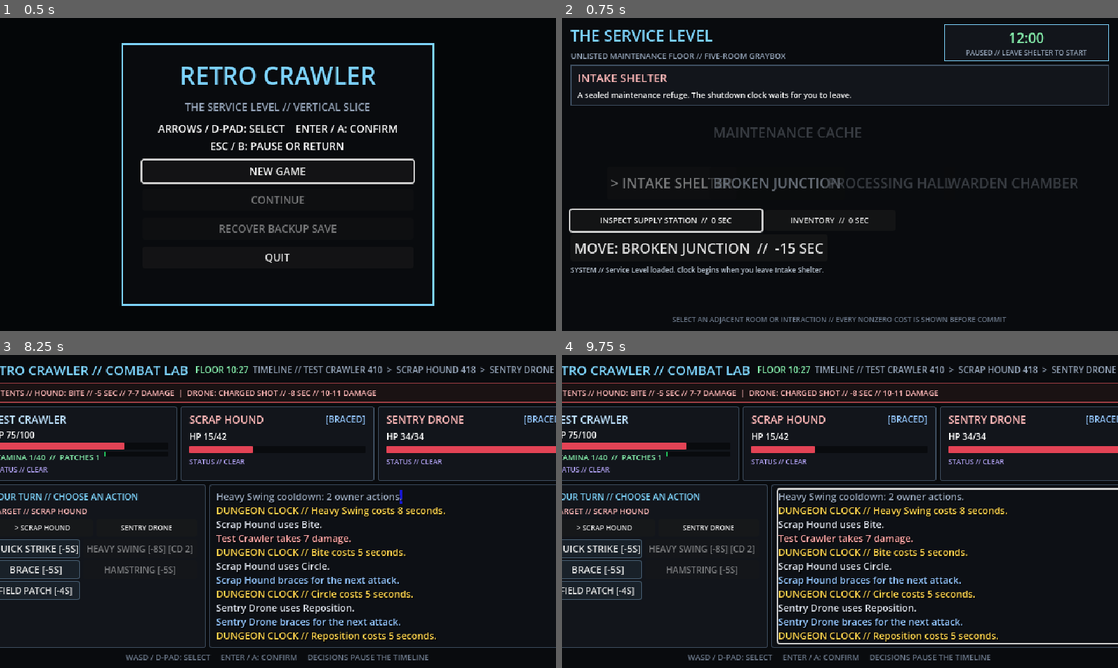
Above: before the commit, frames 1-4 (two rows, left to right).
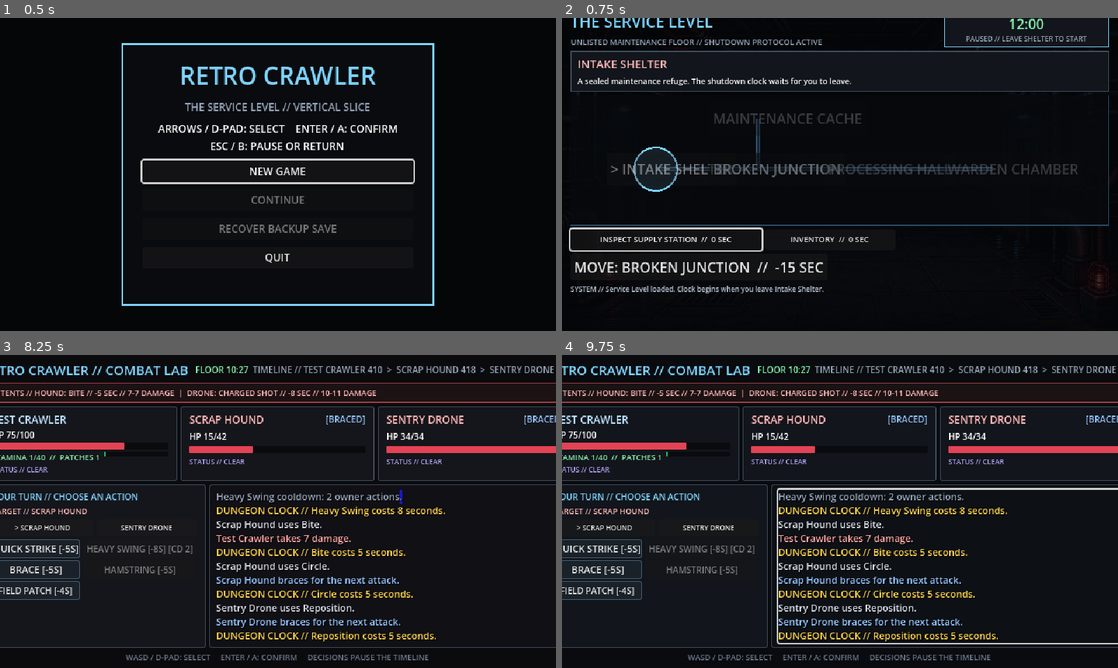
Above: after the commit, the same moments.

Repository: mtmann213/retro-crawler
Game: Godot game, scene res://main/main.tscn
Same seed, same stepped clock (60 frames per second), same inputs: the game is played once before the commit and once after it.
Inputs (mouse positions are in pixels of both pictures, inside the frame that each line leads up to):
- Up to frame 1 (0.5 s): no input
- Up to frame 2 (0.75 s): click "NEW GAME" at 0.5 s
- Up to frame 3 (8.25 s): click "BROKEN JUNCTION" at 1.25 s; click "> SCRAP HOUND" at 2 s; click "SENTRY DRONE" at 2.75 s; click "QUICK STRIKE [-5S]" at 3.5 s; click "HEAVY SWING [-8S]" at 4.25 s; click "BRACE [-5S]" at 5 s; click "HAMSTRING [-5S]" at 5.75 s; click "FIELD PATCH [-4S]" at 6.5 s; click "ACKNOWLEDGE" at 7.25 s; tap Enter (confirm) at 8 s; move the mouse to (400, 495) at 8.02 s; hold D (move_right) from 8.03 s (still down); hold Enter (confirm) from 8.03 s (still down); click (400, 495) at 8.17 s
- Up to frame 4 (9.75 s): release D (move_right) at 8.75 s; release Enter (confirm) at 8.75 s; drag from (728, 527) to (812, 574) at 8.77 s; tap Enter (confirm) at 9.5 s; move the mouse to (895, 442) at 9.52 s; hold D (move_right) from 9.53 s (still down); tap Alt at 9.6 s; click (895, 442) at 9.67 s

Frame 1 is identical in both runs. In frame 2, 13% of the frame differs, in the area x 1-99%, y 0-98%; in frame 3, less than 0.1%; in frame 4, nothing differs.

Commit message:
Build Milestone 7 release candidate

Diff:
--- a/main/main.gd
+++ b/main/main.gd
@@ -6,6 +6,7 @@
 @onready var screen_host: Control = %ScreenHost
 @onready var title_screen: TitleScreen = %TitleScreen
 @onready var pause_menu: PauseMenu = %PauseMenu
+@onready var audio_director: AudioDirector = $Services/AudioDirector
 
 var dungeon_screen: DungeonScreen
 var settings: Dictionary = {}
@@ -92,6 +93,7 @@
 
 
 func _start_session(snapshot: SessionSnapshot) -> void:
+	audio_director.set_music_mode(AudioDirector.MusicMode.EXPLORATION)
 	get_tree().paused = false
 	pause_menu.visible = false
 	title_screen.visible = false
@@ -121,11 +123,13 @@
 	get_tree().paused = true
 	pause_menu.present(settings, message)
 	pause_menu.set_input_enabled(_input_armed)
+	audio_director.play_ui()
 
 
 func _resume_game() -> void:
 	pause_menu.visible = false
 	get_tree().paused = false
+	audio_director.play_ui()
 
 
 func _return_to_title() -> void:
@@ -145,6 +149,7 @@
 
 
 func _present_title(message: String = "") -> void:
+	audio_director.set_music_mode(AudioDirector.MusicMode.TITLE)
 	title_screen.set_tutorials_enabled(bool(settings.get("tutorials", true)))
 	title_screen.present(
 		SaveService.has_save(),
--- a/main/main.tscn
+++ b/main/main.tscn
@@ -1,13 +1,17 @@
-[gd_scene load_steps=4 format=3]
+[gd_scene load_steps=5 format=3]
 
 [ext_resource type="Script" path="res://main/main.gd" id="1_main"]
 [ext_resource type="PackedScene" path="res://scenes/title/title_screen.tscn" id="2_title"]
 [ext_resource type="PackedScene" path="res://scenes/menus/pause_menu.tscn" id="3_pause"]
+[ext_resource type="Script" path="res://services/audio_director.gd" id="4_audio"]
 
 [node name="Main" type="Node"]
 script = ExtResource("1_main")
 
 [node name="Services" type="Node" parent="."]
+
+[node name="AudioDirector" type="Node" parent="Services"]
+script = ExtResource("4_audio")
 
 [node name="GameSession" type="Node" parent="."]
 
--- a/scenes/combat/combat_screen.gd
+++ b/scenes/combat/combat_screen.gd
@@ -43,6 +43,8 @@
 @onready var restart_button: Button = %RestartButton
 @onready var rewards_button: Button = %RewardsButton
 @onready var combat_log: CombatLog = %CombatLog
+@onready var impact_flash: ColorRect = %ImpactFlash
+@onready var impact_label: Label = %ImpactLabel
 @onready var inventory_screen: InventoryScreen = %InventoryScreen
 
 var simulation: CombatSimulation
@@ -280,9 +282,13 @@
 					"%s takes %d damage.%s" % [target.display_name, event.amount, " CRITICAL!" if event.critical else ""],
 					Color("fca5a5") if event.target_id == PLAYER_ID else Color("fde68a"),
 				)
+				_show_impact(event.amount, event.critical, event.target_id == PLAYER_ID)
+				get_tree().call_group("audio_director", "play_hit", event.critical)
 			CombatEvent.EventType.HEALING_DONE:
 				var target := simulation.get_combatant(event.target_id)
 				combat_log.append_entry("%s restores %d HP." % [target.display_name, event.amount], Color("86efac"))
+				_show_heal(event.amount)
+				get_tree().call_group("audio_director", "play_heal")
 			CombatEvent.EventType.DEFENSE_APPLIED:
 				var actor := simulation.get_combatant(event.actor_id)
 				combat_log.append_entry("%s braces for the next attack." % actor.display_name, Color("93c5fd"))
@@ -313,6 +319,28 @@
 				combat_log.append_entry("ACTION REJECTED // %s" % event.reason, Color("fb7185"))
 
 
+func _show_impact(amount: int, critical: bool, hit_player: bool) -> void:
+	impact_label.text = "-%d%s" % [amount, "!" if critical else ""]
+	impact_label.modulate = Color("fca5a5") if hit_player else Color("fde68a")
+	impact_label.modulate.a = 1.0
+	impact_label.scale = Vector2(1.35, 1.35) if critical else Vector2.ONE
+	impact_flash.color = Color(0.95, 0.18, 0.16, 0.18) if hit_player else Color(1.0, 0.72, 0.2, 0.13)
+	var starting_y := impact_label.position.y
+	var tween := create_tween().set_parallel(true)
+	tween.tween_property(impact_flash, "color:a", 0.0, 0.18)
+	tween.tween_property(impact_label, "modulate:a", 0.0, 0.42)
+	tween.tween_property(impact_label, "position:y", starting_y - 10.0, 0.42)
+	tween.chain().tween_callback(func() -> void: impact_label.position.y = starting_y)
+
+
+func _show_heal(amount: int) -> void:
+	impact_label.text = "+%d" % amount
+	impact_label.modulate = Color("86efac")
+	impact_label.modulate.a = 1.0
+	var tween := create_tween()
+	tween.tween_property(impact_label, "modulate:a", 0.0, 0.5)
+
+
 func _refresh_view() -> void:
 	var player := simulation.get_combatant(PLAYER_ID)
 	var enemy_one := simulation.get_combatant(FIRST_ENEMY_ID)
--- a/scenes/combat/combat_screen.tscn
+++ b/scenes/combat/combat_screen.tscn
@@ -513,5 +513,37 @@
 text = "WASD / D-PAD: SELECT     ENTER / A: CONFIRM     DECISIONS PAUSE THE TIMELINE"
 horizontal_alignment = 1
 
+[node name="ImpactFlash" type="ColorRect" parent="."]
+unique_name_in_owner = true
+layout_mode = 1
+anchors_preset = 15
+anchor_right = 1.0
+anchor_bottom = 1.0
+grow_horizontal = 2
+grow_vertical = 2
+mouse_filter = 2
+color = Color(1, 0.25, 0.2, 0)
+
+[node name="ImpactLabel" type="Label" parent="."]
+unique_name_in_owner = true
+layout_mode = 1
+anchors_preset = 8
+anchor_left = 0.5
+anchor_top = 0.5
+anchor_right = 0.5
+anchor_bottom = 0.5
+offset_left = -120.0
+offset_top = -32.0
+offset_right = 120.0
+offset_bottom = 32.0
+grow_horizontal = 2
+grow_vertical = 2
+mouse_filter = 2
+theme_override_colors/font_color = Color(1, 0.91, 0.62, 0)
+theme_override_font_sizes/font_size = 28
+text = "-00"
+horizontal_alignment = 1
+vertical_alignment = 1
+
 [node name="InventoryScreen" parent="." instance=ExtResource("3_inventory")]
 unique_name_in_owner = true
--- /dev/null
+++ b/scenes/dungeon/dungeon_map.gd
@@ -0,0 +1,37 @@
+class_name DungeonMap
+extends Control
+
+const FLOOR: FloorDefinition = preload("res://content/floors/floor_service_level.tres")
+const PATH_COLOR := Color("35506a")
+const ACTIVE_COLOR := Color("7dd3fc")
+
+var current_room_id: StringName = &""
+
+
+func _ready() -> void:
+	mouse_filter = Control.MOUSE_FILTER_PASS
+	queue_redraw()
+
+
+func present(room_id: StringName) -> void:
+	current_room_id = room_id
+	queue_redraw()
+
+
+func _draw() -> void:
+	draw_rect(Rect2(Vector2.ZERO, size), Color(0.025, 0.035, 0.05, 0.82), true)
+	draw_rect(Rect2(Vector2.ZERO, size), Color(0.192, 0.365, 0.478, 0.8), false, 1.0)
+	for room: RoomDefinition in FLOOR.rooms:
+		var from := room.map_position + Vector2(56, 19)
+		for exit_id: StringName in room.connected_room_ids:
+			if String(room.content_id) >= String(exit_id):
+				continue
+			var destination := FLOOR.get_room(exit_id)
+			var to := destination.map_position + Vector2(56, 19)
+			draw_line(from, to, PATH_COLOR, 5.0, false)
+			draw_line(from, to, Color("152435"), 2.0, false)
+	var current := FLOOR.get_room(current_room_id)
+	if current != null:
+		var center := current.map_position + Vector2(56, 19)
+		draw_circle(center, 25.0, Color(0.49, 0.83, 0.99, 0.12))
+		draw_arc(center, 25.0, 0.0, TAU, 24, ACTIVE_COLOR, 2.0, false)
--- a/scenes/dungeon/dungeon_screen.gd
+++ b/scenes/dungeon/dungeon_screen.gd
@@ -22,6 +22,7 @@
 @onready var end_label: Label = %EndLabel
 @onready var extract_button: Button = %ExtractButton
 @onready var announcement_panel: AnnouncementPanel = %AnnouncementPanel
+@onready var transition_overlay: ColorRect = %TransitionOverlay
 
 var floor_state := FloorState.new(FLOOR)
 var reward_session := RewardSession.new()
@@ -64,6 +65,7 @@
 	var room_state := floor_state.get_room_state(room.content_id)
 	room_title.text = room.display_name.to_upper()
 	room_description.text = room.description
+	(map_area as DungeonMap).present(room.content_id)
 	floor_clock.present(floor_state)
 	interaction_button.setup(room, room_state.interaction_completed)
 	emergency_button.visible = (
@@ -101,12 +103,14 @@
 
 
 func _move_to_room(room_id: StringName) -> void:
+	_pulse_transition()
 	var before := floor_state.current_room_id
 	var events := RoomTransitionRules.transition(floor_state, FLOOR, room_id)
 	_present_clock_events(events)
 	if floor_state.current_room_id == before:
 		_render_room()
 		return
+	get_tree().call_group("audio_director", "play_move")
 	_append_log("ENTERED // %s" % FLOOR.get_room(room_id).display_name.to_upper())
 	if before == FLOOR.starting_room_id:
 		_trigger_narrative(&"floor_started")
@@ -164,6 +168,7 @@
 
 
 func _start_combat(encounter_id: StringName) -> void:
+	get_tree().call_group("audio_director", "set_music_mode", AudioDirector.MusicMode.COMBAT)
 	exploration_view.visible = false
 	active_combat = COMBAT_SCREEN.instantiate() as CombatScreen
 	active_combat.reward_session = reward_session
@@ -176,6 +181,7 @@
 	active_combat.boss_phase_changed.connect(_trigger_narrative)
 	combat_host.add_child(active_combat)
 	active_combat.set_dungeon_clock_remaining(floor_state.remaining_seconds)
+	transition_overlay.color.a = 0.0
 	_append_log("ENCOUNTER STARTED // returning to %s after rewards" % FLOOR.get_room(floor_state.current_room_id).display_name)
 
 
@@ -195,6 +201,7 @@
 	active_combat.queue_free()
 	active_combat = null
 	exploration_view.visible = true
+	get_tree().call_group("audio_director", "set_music_mode", AudioDirector.MusicMode.EXPLORATION)
 	_append_log("ENCOUNTER ABORTED // shutdown deadline overrides combat")
 	_render_room()
 
@@ -206,6 +213,7 @@
 	active_combat.queue_free()
 	active_combat = null
 	exploration_view.visible = true
+	get_tree().call_group("audio_director", "set_music_mode", AudioDirector.MusicMode.EXPLORATION)
 	_append_log("ENCOUNTER CLEARED // returned to %s" % FLOOR.get_room(floor_state.current_room_id).display_name)
 	if defeated_warden:
 		floor_state.boss_defeated = true
@@ -246,6 +254,13 @@
 	event_log.scroll_to_line(event_log.get_line_count())
 
 
+func _pulse_transition() -> void:
+	transition_overlay.color = Color(0.02, 0.027, 0.039, 0.58)
+	var tween := create_tween()
+	tween.set_pause_mode(Tween.TWEEN_PAUSE_PROCESS)
+	tween.tween_property(transition_overlay, "color:a", 0.0, 0.2)
+
+
 func _visited_count() -> int:
 	var count := 0
 	for room_state: RoomState in floor_state.rooms.values():
--- a/scenes/dungeon/dungeon_screen.tscn
+++ b/scenes/dungeon/dungeon_screen.tscn
@@ -6,6 +6,16 @@
 [ext_resource type="Script" path="res://scenes/dungeon/player_controller.gd" id="4_controller"]
 [ext_resource type="PackedScene" path="res://scenes/menus/inventory_screen.tscn" id="5_inventory"]
 [ext_resource type="PackedScene" path="res://ui/components/announcement_panel.tscn" id="6_announcement"]
+[ext_resource type="Texture2D" path="res://assets/environment/service_level_backdrop.png" id="7_backdrop"]
+[ext_resource type="Script" path="res://scenes/dungeon/dungeon_map.gd" id="8_map"]
+
+[sub_resource type="StyleBoxFlat" id="MapPanel"]
+bg_color = Color(0.025, 0.035, 0.05, 0.82)
+border_width_left = 1
+border_width_top = 1
+border_width_right = 1
+border_width_bottom = 1
+border_color = Color(0.192, 0.365, 0.478, 0.8)
 
 [sub_resource type="StyleBoxFlat" id="Panel"]
 bg_color = Color(0.071, 0.084, 0.106, 1)
@@ -29,6 +39,19 @@
 grow_vertical = 2
 script = ExtResource("1_screen")
 
+[node name="Backdrop" type="TextureRect" parent="."]
+layout_mode = 1
+anchors_preset = 15
+anchor_right = 1.0
+anchor_bottom = 1.0
+grow_horizontal = 2
+grow_vertical = 2
+mouse_filter = 2
+modulate = Color(0.65, 0.7, 0.76, 1)
+texture = ExtResource("7_backdrop")
+expand_mode = 1
+stretch_mode = 6
+
 [node name="Background" type="ColorRect" parent="."]
 layout_mode = 1
 anchors_preset = 15
@@ -37,7 +60,7 @@
 grow_horizontal = 2
 grow_vertical = 2
 mouse_filter = 2
-color = Color(0.035, 0.043, 0.055, 1)
+color = Color(0.02, 0.027, 0.039, 0.72)
 
 [node name="ExplorationView" type="Control" parent="."]
 unique_name_in_owner = true
@@ -81,7 +104,7 @@
 layout_mode = 2
 theme_override_colors/font_color = Color(0.58, 0.64, 0.72, 1)
 theme_override_font_sizes/font_size = 9
-text = "UNLISTED MAINTENANCE FLOOR // FIVE-ROOM GRAYBOX"
+text = "UNLISTED MAINTENANCE FLOOR // SHUTDOWN PROTOCOL ACTIVE"
 
 [node name="FloorClock" parent="ExplorationView/Margin/Layout/Header" instance=ExtResource("2_clock")]
 unique_name_in_owner = true
@@ -110,8 +133,10 @@
 
 [node name="MapArea" type="Control" parent="ExplorationView/Margin/Layout"]
 unique_name_in_owner = true
-custom_minimum_size = Vector2(0, 112)
-layout_mode = 2
+custom_minimum_size = Vector2(0, 150)
+layout_mode = 2
+clip_contents = true
+script = ExtResource("8_map")
 
 [node name="Actions" type="HBoxContainer" parent="ExplorationView/Margin/Layout"]
 layout_mode = 2
@@ -224,3 +249,14 @@
 
 [node name="PlayerController" type="Node" parent="."]
 script = ExtResource("4_controller")
+
+[node name="TransitionOverlay" type="ColorRect" parent="."]
+unique_name_in_owner = true
+layout_mode = 1
+anchors_preset = 15
+anchor_right = 1.0
+anchor_bottom = 1.0
+grow_horizontal = 2
+grow_vertical = 2
+mouse_filter = 2
+color = Color(0.02, 0.027, 0.039, 0)
--- /dev/null
+++ b/services/audio_director.gd
@@ -0,0 +1,110 @@
+class_name AudioDirector
+extends Node
+
+enum MusicMode { TITLE, EXPLORATION, COMBAT }
+
+const SAMPLE_RATE := 22050.0
+const NOTE_TABLE := {
+	48: 130.81, 50: 146.83, 51: 155.56, 53: 174.61, 55: 196.00,
+	60: 261.63, 62: 293.66, 63: 311.13, 65: 349.23, 67: 392.00,
+}
+const TRACKS := {
+	MusicMode.TITLE: [48, 0, 51, 0, 55, 0, 53, 0],
+	MusicMode.EXPLORATION: [48, 48, 51, 0, 50, 50, 53, 0, 48, 48, 55, 53, 51, 0, 50, 0],
+	MusicMode.COMBAT: [48, 55, 51, 55, 50, 55, 53, 55, 48, 60, 51, 55, 50, 62, 53, 63],
+}
+
+var music_player := AudioStreamPlayer.new()
+var effects_player := AudioStreamPlayer.new()
+var music_playback: AudioStreamGeneratorPlayback
+var effects_playback: AudioStreamGeneratorPlayback
+var mode := MusicMode.TITLE
+var sample_cursor := 0
+var effect_samples_remaining := 0
+var effect_phase := 0.0
+var effect_frequency := 440.0
+var effect_volume := 0.0
+
+
+func _ready() -> void:
+	add_to_group("audio_director")
+	_setup_player(music_player, "Music")
+	_setup_player(effects_player, "Effects")
+	music_playback = music_player.get_stream_playback() as AudioStreamGeneratorPlayback
+	effects_playback = effects_player.get_stream_playback() as AudioStreamGeneratorPlayback
+
+
+func _process(_delta: float) -> void:
+	_fill_music()
+	_fill_effects()
+
+
+func set_music_mode(next_mode: int) -> void:
+	mode = clampi(next_mode, MusicMode.TITLE, MusicMode.COMBAT)
+	sample_cursor = 0
+
+
+func play_ui() -> void:
+	_start_effect(660.0, 0.06, 0.13)
+
+
+func play_move() -> void:
+	_start_effect(330.0, 0.10, 0.16)
+
+
+func play_hit(critical: bool = false) -> void:
+	_start_effect(110.0 if critical else 165.0, 0.14, 0.24)
+
+
+func play_heal() -> void:
+	_start_effect(523.25, 0.18, 0.18)
+
+
+func _setup_player(player: AudioStreamPlayer, bus_name: String) -> void:
+	var generator := AudioStreamGenerator.new()
+	generator.mix_rate = SAMPLE_RATE
+	generator.buffer_length = 0.35
+	player.stream = generator
+	player.bus = bus_name
+	add_child(player)
+	player.play()
+
+
+func _fill_music() -> void:
+	if music_playback == null:
+		return
+	var frames := music_playback.get_frames_available()
+	var track: Array = TRACKS[mode]
+	var step_samples := int(SAMPLE_RATE * (0.24 if mode == MusicMode.COMBAT else 0.38))
+	for index in frames:
+		var step := (sample_cursor / step_samples) % track.size()
+		var note: int = track[step]
+		var amplitude := 0.0
+		if note != 0:
+			var frequency: float = NOTE_TABLE[note]
+			var phase := fmod(float(sample_cursor) * frequency / SAMPLE_RATE, 1.0)
+			amplitude = (0.045 if phase < 0.5 else -0.045)
+			if mode == MusicMode.COMBAT and fmod(float(sample_cursor), SAMPLE_RATE * 0.24) < 180.0:
+				amplitude += 0.035
+		music_playback.push_frame(Vector2(amplitude, amplitude))
+		sample_cursor += 1
+
+
+func _fill_effects() -> void:
+	if effects_playback == null:
+		return
+	for index in effects_playback.get_frames_available():
+		var value := 0.0
+		if effect_samples_remaining > 0:
+			var envelope := minf(1.0, float(effect_samples_remaining) / (SAMPLE_RATE * 0.03))
+			value = sin(effect_phase) * effect_volume * envelope
+			effect_phase += TAU * effect_frequency / SAMPLE_RATE
+			effect_samples_remaining -= 1
+		effects_playback.push_frame(Vector2(value, value))
+
+
+func _start_effect(frequency: float, duration: float, volume: float) -> void:
+	effect_frequency = frequency
+	effect_samples_remaining = int(SAMPLE_RATE * duration)
+	effect_volume = volume
+	effect_phase = 0.0
--- /dev/null
+++ b/tools/balance_simulation.gd
@@ -0,0 +1,70 @@
+extends SceneTree
+
+const RUNS_PER_ENCOUNTER := 250
+const ENCOUNTERS: Array[StringName] = [
+	PrototypeEncounter.DUEL_ENCOUNTER_ID,
+	PrototypeEncounter.TWO_ENEMY_ENCOUNTER_ID,
+	PrototypeEncounter.BRUTE_ENCOUNTER_ID,
+	PrototypeEncounter.WARDEN_ENCOUNTER_ID,
+]
+
+
+func _initialize() -> void:
+	print("RETRO CRAWLER // RELEASE BALANCE SIMULATION")
+	var all_within_guardrails := true
+	for encounter_id: StringName in ENCOUNTERS:
+		var victories := 0
+		var total_actions := 0
+		var longest := 0
+		for seed_offset: int in range(RUNS_PER_ENCOUNTER):
+			var result := _run_encounter(encounter_id, 90_000 + seed_offset)
+			victories += 1 if result.victory else 0
+			total_actions += result.actions
+			longest = maxi(longest, result.actions)
+		var win_rate := float(victories) / RUNS_PER_ENCOUNTER
+		var average_actions := float(total_actions) / RUNS_PER_ENCOUNTER
+		print("%s // win %.1f%% // avg %.1f actions // max %d" % [
+			String(encounter_id), win_rate * 100.0, average_actions, longest,
+		])
+		all_within_guardrails = all_within_guardrails and win_rate >= 0.60 and longest < 80
+	quit(0 if all_within_guardrails else 1)
+
+
+func _run_encounter(encounter_id: StringName, seed_value: int) -> Dictionary:
+	var simulation := PrototypeEncounter.create_simulation(seed_value, encounter_id)
+	var actions := 0
+	while not simulation.combat_finished_flag and actions < 100:
+		var actor := simulation.get_next_actor()
+		var command: ActionCommand
+		if actor.team == CombatantState.Team.PLAYER:
+			command = _player_command(simulation, actor)
+		else:
+			command = simulation.create_enemy_command()
+		if command == null:
+			break
+		simulation.resolve_action(command)
+		actions += 1
+	var player := simulation.get_first_combatant_on_team(CombatantState.Team.PLAYER)
+	return {"victory": player != null and not player.is_defeated, "actions": actions}
+
+
+func _player_command(simulation: CombatSimulation, player: CombatantState) -> ActionCommand:
+	var skill_id := &"quick_strike"
+	if player.current_hp <= 58 and player.get_resource(&"field_patch_charges") > 0:
+		skill_id = &"field_patch"
+	elif _can_use(simulation, player, &"heavy_swing"):
+		skill_id = &"heavy_swing"
+	elif player.actions_taken % 5 == 2:
+		skill_id = &"brace"
+	elif player.actions_taken > 0 and player.actions_taken % 5 == 0 and _can_use(simulation, player, &"hamstring"):
+		skill_id = &"hamstring"
+	var skill := simulation.get_skill(skill_id)
+	var target_id := player.instance_id
+	if skill.target_rule == SkillDefinition.TargetRule.SINGLE_ENEMY:
+		target_id = simulation.get_first_combatant_on_team(CombatantState.Team.ENEMY).instance_id
+	return ActionCommand.new(player.instance_id, skill_id, target_id)
+
+
+func _can_use(simulation: CombatSimulation, player: CombatantState, skill_id: StringName) -> bool:
+	var skill := simulation.get_skill(skill_id)
+	return player.cooldowns.get(skill_id, 0) == 0 and player.can_spend_resource(&"stamina", skill.stamina_cost)
Binary file added: assets/environment/service_level_backdrop.png
Not shown, added: assets/environment/service_level_backdrop.png.import
Not shown, added: export_presets.cfg
Not shown, added: scenes/dungeon/dungeon_map.gd.uid
Not shown: 1 places in scenes/dungeon/dungeon_screen.tscn that only renumber resources
Not shown, added: services/audio_director.gd.uid
Not shown, added: tools/balance_simulation.gd.uid
Not shown, added: PLAYTEST.md
Not shown, changed: README.md
